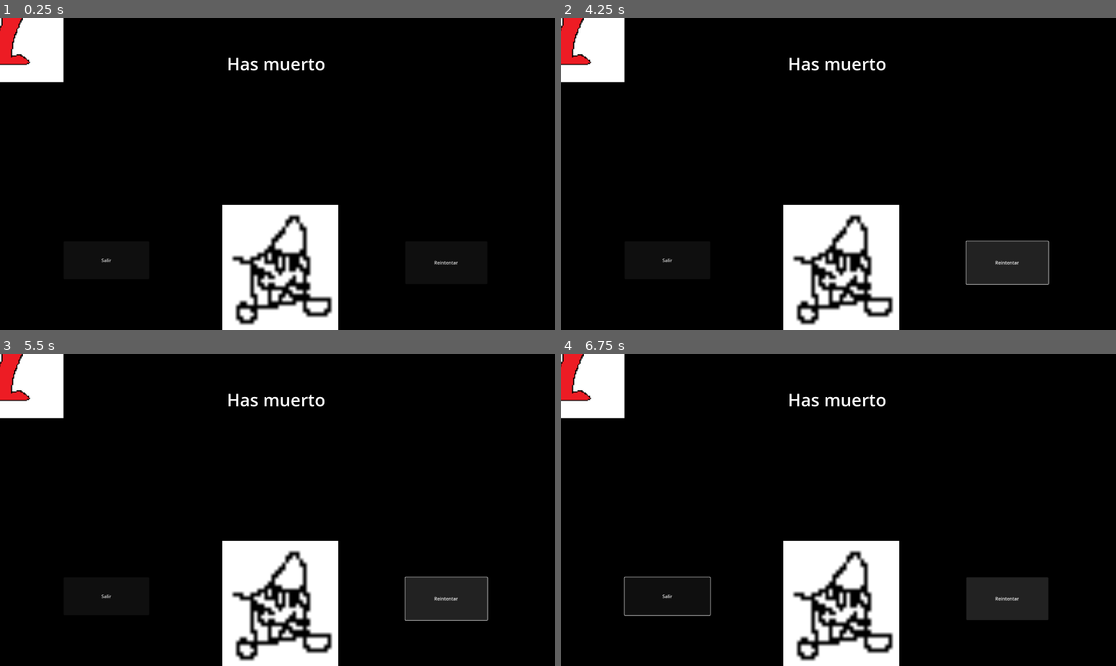
Above: before the commit, frames 1-4 (two rows, left to right).
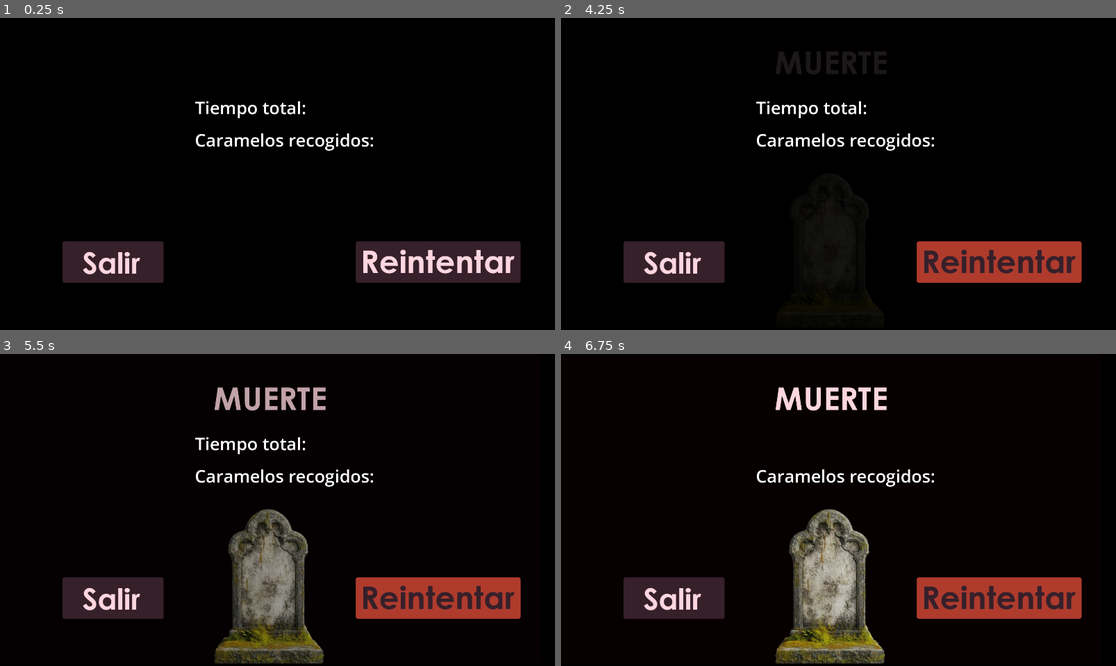
Above: after the commit, the same moments.

Repository: Mantequill/RadiDelta
Game: Godot game, scene res://02_scenes/04_screens/dead.tscn
Two runs of this game, one before a commit and one after it. Both use one fixed random seed, a clock stepped at 60 frames per second and the inputs below. This scene is started directly instead of the project's main scene.
Inputs (mouse positions are in pixels of both pictures, inside the frame that each line leads up to; where the layout moved, square brackets give the same spot in the first picture):
- Up to frame 1 (0.25 s): no input
- Up to frame 2 (4.25 s): click (999, 261) [1005, 261] at 0.5 s; click (999, 261) [1005, 261] at 1.25 s; click (999, 261) [1005, 261] at 2 s; tap Enter at 2.75 s; hold Right 2.78-3.53 s; tap Q at 2.85 s; tap Space at 3.5 s; hold Down from 3.53 s (still down); tap E at 3.6 s
- Up to frame 3 (5.5 s): release Down at 4.28 s; hold Right 4.28-5.03 s; tap Q at 4.35 s; hold Up from 5.03 s (still down); tap E at 5.1 s
- Up to frame 4 (6.75 s): release Up at 5.78 s; hold Left from 5.78 s (still down); tap Q at 5.85 s; tap E at 6.6 s

The runs differ from the first frame. In frame 1, 18% of the frame differs, in the area x 0-94%, y 0-100%; in frame 2, 18%; in frame 3, 19%; in frame 4, 19%.

Commit message:
Menús más actualizados

Diff:
--- a/radi-delta/02_scenes/04_screens/Play_menu.tscn
+++ b/radi-delta/02_scenes/04_screens/Play_menu.tscn
@@ -1,19 +1,12 @@
-[gd_scene load_steps=2 format=3 uid="uid://bsvc8iwgft7e5"]
+[gd_scene load_steps=3 format=3 uid="uid://bsvc8iwgft7e5"]
 
 [ext_resource type="Texture2D" uid="uid://cbeawjt04g1q2" path="res://01_assets/01_sprites/60ba43af56e5d76c6cd25031dcc390da.jpg" id="1_acnr1"]
+[ext_resource type="Script" uid="uid://byet5ghg5vox5" path="res://02_scenes/04_screens/play_menu.gd" id="1_q7385"]
 
-[node name="PlayMenu" type="Control"]
-layout_mode = 3
-anchors_preset = 15
-anchor_right = 1.0
-anchor_bottom = 1.0
-offset_left = 8.0
-offset_right = 8.0
-grow_horizontal = 2
-grow_vertical = 2
+[node name="PlayMenu" type="Node2D"]
+script = ExtResource("1_q7385")
 
-[node name="NumCandy" type="Label" parent="."]
-layout_mode = 0
+[node name="LabelNumCandy" type="Label" parent="."]
 offset_left = 1761.0
 offset_top = 95.0
 offset_right = 1898.0
@@ -21,8 +14,10 @@
 theme_override_font_sizes/font_size = 40
 text = "0"
 
-[node name="Time" type="Label" parent="."]
-layout_mode = 0
+[node name="Timer" type="Timer" parent="."]
+autostart = true
+
+[node name="LabelTimer" type="Label" parent="."]
 offset_left = 1761.0
 offset_top = 36.0
 offset_right = 1863.0
@@ -30,7 +25,9 @@
 theme_override_font_sizes/font_size = 40
 text = "00:00"
 
-[node name="60Ba43Af56e5d76c6Cd25031Dcc390Da" type="Sprite2D" parent="."]
+[node name="candy" type="Sprite2D" parent="."]
 position = Vector2(1733.0001, 124)
 scale = Vector2(0.050611407, 0.0506114)
 texture = ExtResource("1_acnr1")
+
+[connection signal="timeout" from="Timer" to="." method="_on_timer_timeout"]
--- a/radi-delta/02_scenes/04_screens/Rules.tscn
+++ b/radi-delta/02_scenes/04_screens/Rules.tscn
@@ -1,8 +1,11 @@
-[gd_scene load_steps=4 format=3 uid="uid://bvwly8tgjjfju"]
+[gd_scene load_steps=7 format=3 uid="uid://bvwly8tgjjfju"]
 
 [ext_resource type="Script" uid="uid://bi4hffro6hw1v" path="res://02_scenes/04_screens/rules.gd" id="1_l8ugq"]
 [ext_resource type="Texture2D" uid="uid://c0yf2x4a1he3j" path="res://01_assets/01_sprites/Ruruskaado.webp" id="1_sq6qb"]
+[ext_resource type="Texture2D" uid="uid://c50dmo7whs0ui" path="res://01_assets/01_sprites/botonSalir.png" id="3_hvst2"]
 [ext_resource type="Texture2D" uid="uid://bic3ovxoh2ig0" path="res://01_assets/01_sprites/Controles.png" id="3_xn3aa"]
+[ext_resource type="Texture2D" uid="uid://d323pqjh37vjx" path="res://01_assets/01_sprites/botonSalir_click.png" id="4_vv7jq"]
+[ext_resource type="Texture2D" uid="uid://c2mugmqcwq52v" path="res://01_assets/01_sprites/botonSalir_hovered.png" id="5_bmer3"]
 
 [node name="Rules" type="Node2D"]
 script = ExtResource("1_l8ugq")
@@ -11,13 +14,16 @@
 position = Vector2(960, 540)
 texture = ExtResource("3_xn3aa")
 
-[node name="back" type="Button" parent="."]
-offset_left = 1655.0
-offset_top = 929.0
-offset_right = 1860.0
-offset_bottom = 1026.0
-text = "Atrás
-"
+[node name="back" type="TextureButton" parent="."]
+offset_left = 32.0
+offset_top = 960.0
+offset_right = 252.0
+offset_bottom = 1048.0
+texture_normal = ExtResource("3_hvst2")
+texture_pressed = ExtResource("4_vv7jq")
+texture_hover = ExtResource("5_bmer3")
+ignore_texture_size = true
+stretch_mode = 0
 
 [node name="rules" type="Sprite2D" parent="."]
 modulate = Color(1, 1, 1, 0.015686275)
--- a/radi-delta/02_scenes/04_screens/dead.gd
+++ b/radi-delta/02_scenes/04_screens/dead.gd
@@ -1,5 +1,8 @@
 extends Node2D
 
+
+func _ready():
+	pass
 
 
 func _on_exit_pressed() -> void:
--- a/radi-delta/02_scenes/04_screens/dead.tscn
+++ b/radi-delta/02_scenes/04_screens/dead.tscn
@@ -1,8 +1,13 @@
-[gd_scene load_steps=10 format=3 uid="uid://dcno1ynpm1ji6"]
+[gd_scene load_steps=14 format=3 uid="uid://dcno1ynpm1ji6"]
 
 [ext_resource type="Script" uid="uid://d2ad2n16t6u1j" path="res://02_scenes/04_screens/dead.gd" id="1_bfgqp"]
-[ext_resource type="Texture2D" uid="uid://caxw7cy6p2xk8" path="res://04_game/placeGnolder.png" id="1_db3b3"]
-[ext_resource type="Texture2D" uid="uid://twbtqc4tlghu" path="res://01_assets/01_sprites/collectible2_placeholder.png" id="2_t8qdr"]
+[ext_resource type="Texture2D" uid="uid://bs7tbmfpmcuhb" path="res://01_assets/01_sprites/PantallaMuerte.png" id="2_30xeo"]
+[ext_resource type="Texture2D" uid="uid://c50dmo7whs0ui" path="res://01_assets/01_sprites/botonSalir.png" id="3_bfgqp"]
+[ext_resource type="Texture2D" uid="uid://d323pqjh37vjx" path="res://01_assets/01_sprites/botonSalir_click.png" id="4_ib1er"]
+[ext_resource type="Texture2D" uid="uid://c2mugmqcwq52v" path="res://01_assets/01_sprites/botonSalir_hovered.png" id="5_ehtmm"]
+[ext_resource type="Texture2D" uid="uid://cdtj25fe4y3eg" path="res://01_assets/01_sprites/botonReintentar.png" id="6_8lo10"]
+[ext_resource type="Texture2D" uid="uid://5j3kj62fqcrb" path="res://01_assets/01_sprites/botonReintentar_click.png" id="7_0tbv0"]
+[ext_resource type="Texture2D" uid="uid://cjtq0o2lt2b00" path="res://01_assets/01_sprites/botonReintentar_hovered.png" id="8_fsv0f"]
 
 [sub_resource type="Gradient" id="Gradient_5ht5x"]
 colors = PackedColorArray(0, 0, 0, 1, 0, 0, 0, 1)
@@ -10,47 +15,60 @@
 [sub_resource type="GradientTexture1D" id="GradientTexture1D_db3b3"]
 gradient = SubResource("Gradient_5ht5x")
 
-[sub_resource type="SpriteFrames" id="SpriteFrames_bfgqp"]
-animations = [{
-"frames": [{
-"duration": 1.0,
-"texture": ExtResource("2_t8qdr")
-}],
-"loop": true,
-"name": &"default",
-"speed": 5.0
-}]
+[sub_resource type="Animation" id="Animation_ib1er"]
+length = 10.0
+tracks/0/type = "value"
+tracks/0/imported = false
+tracks/0/enabled = true
+tracks/0/path = NodePath("toomb:modulate")
+tracks/0/interp = 1
+tracks/0/loop_wrap = true
+tracks/0/keys = {
+"times": PackedFloat32Array(0, 4.0333333, 5.9666667),
+"transitions": PackedFloat32Array(1, 1, 1),
+"update": 0,
+"values": [Color(1, 1, 1, 0), Color(1, 1, 1, 0), Color(1, 1, 1, 1)]
+}
+tracks/1/type = "value"
+tracks/1/imported = false
+tracks/1/enabled = true
+tracks/1/path = NodePath("Label2:visible")
+tracks/1/interp = 1
+tracks/1/loop_wrap = true
+tracks/1/keys = {
+"times": PackedFloat32Array(6, 7),
+"transitions": PackedFloat32Array(1, 1),
+"update": 1,
+"values": [false, true]
+}
+tracks/2/type = "value"
+tracks/2/imported = false
+tracks/2/enabled = true
+tracks/2/path = NodePath("Label3:visible")
+tracks/2/interp = 1
+tracks/2/loop_wrap = true
+tracks/2/keys = {
+"times": PackedFloat32Array(7, 7.9666667),
+"transitions": PackedFloat32Array(1, 1),
+"update": 1,
+"values": [false, true]
+}
+tracks/3/type = "value"
+tracks/3/imported = false
+tracks/3/enabled = true
+tracks/3/path = NodePath("Button_manager:visible")
+tracks/3/interp = 1
+tracks/3/loop_wrap = true
+tracks/3/keys = {
+"times": PackedFloat32Array(7.9333334, 9),
+"transitions": PackedFloat32Array(1, 1),
+"update": 1,
+"values": [false, true]
+}
 
 [sub_resource type="Animation" id="Animation_yedfi"]
 resource_name = "toomb_animation"
 length = 3.0
-tracks/0/type = "value"
-tracks/0/imported = false
-tracks/0/enabled = true
-tracks/0/path = NodePath("AnimatedSprite2D:visibility_layer")
-tracks/0/interp = 1
-tracks/0/loop_wrap = true
-tracks/0/keys = {
-"times": PackedFloat32Array(0),
-"transitions": PackedFloat32Array(1),
-"update": 1,
-"values": [459]
-}
-
-[sub_resource type="Animation" id="Animation_ib1er"]
-length = 0.001
-tracks/0/type = "value"
-tracks/0/imported = false
-tracks/0/enabled = true
-tracks/0/path = NodePath("AnimatedSprite2D:visibility_layer")
-tracks/0/interp = 1
-tracks/0/loop_wrap = true
-tracks/0/keys = {
-"times": PackedFloat32Array(0),
-"transitions": PackedFloat32Array(1),
-"update": 1,
-"values": [1]
-}
 
 [sub_resource type="AnimationLibrary" id="AnimationLibrary_ehtmm"]
 _data = {
@@ -69,49 +87,62 @@
 texture = SubResource("GradientTexture1D_db3b3")
 
 [node name="toomb" type="TextureRect" parent="."]
-offset_left = 769.0
-offset_top = 646.0
-offset_right = 1170.0
-offset_bottom = 1084.0
-texture = ExtResource("1_db3b3")
-
-[node name="Label" type="Label" parent="."]
-offset_left = 785.0
-offset_top = 116.0
-offset_right = 1143.0
-offset_bottom = 206.0
-theme_override_font_sizes/font_size = 60
-text = "Has muerto"
+modulate = Color(1, 1, 1, 0)
+offset_left = -48.0
+offset_top = -8.0
+offset_right = 1872.0
+offset_bottom = 1072.0
+texture = ExtResource("2_30xeo")
 
 [node name="Button_manager" type="Control" parent="."]
 layout_mode = 3
 anchors_preset = 0
-offset_right = 40.0
-offset_bottom = 40.0
+offset_left = -771.0
+offset_top = -646.0
+offset_right = -731.0
+offset_bottom = -606.0
 
-[node name="exit" type="Button" parent="Button_manager"]
+[node name="exit" type="TextureButton" parent="Button_manager"]
 layout_mode = 0
-offset_left = 220.0
-offset_top = 773.0
-offset_right = 516.0
-offset_bottom = 904.0
-text = "Salir"
+offset_left = 971.0
+offset_top = 1414.0
+offset_right = 1356.0
+offset_bottom = 1568.0
+texture_normal = ExtResource("3_bfgqp")
+texture_pressed = ExtResource("4_ib1er")
+texture_hover = ExtResource("5_ehtmm")
 
-[node name="retry" type="Button" parent="Button_manager"]
+[node name="retry" type="TextureButton" parent="Button_manager"]
 layout_mode = 0
-offset_left = 1402.0
-offset_top = 773.0
-offset_right = 1686.0
-offset_bottom = 921.0
-text = "Reintentar"
+offset_left = 1988.0
+offset_top = 1416.0
+offset_right = 2589.0
+offset_bottom = 1568.0
+texture_normal = ExtResource("6_8lo10")
+texture_pressed = ExtResource("7_0tbv0")
+texture_hover = ExtResource("8_fsv0f")
 
-[node name="AnimatedSprite2D" type="AnimatedSprite2D" parent="."]
-sprite_frames = SubResource("SpriteFrames_bfgqp")
+[node name="Label2" type="Label" parent="."]
+offset_left = 675.0
+offset_top = 268.0
+offset_right = 1059.0
+offset_bottom = 358.0
+theme_override_font_sizes/font_size = 60
+text = "Tiempo total:"
+
+[node name="Label3" type="Label" parent="."]
+offset_left = 674.0
+offset_top = 380.0
+offset_right = 1294.0
+offset_bottom = 470.0
+theme_override_font_sizes/font_size = 60
+text = "Caramelos recogidos:"
 
 [node name="AnimationPlayer" type="AnimationPlayer" parent="."]
 libraries = {
 &"": SubResource("AnimationLibrary_ehtmm")
 }
+autoplay = "RESET"
 
 [connection signal="pressed" from="Button_manager/exit" to="." method="_on_exit_pressed"]
 [connection signal="pressed" from="Button_manager/retry" to="." method="_on_retry_pressed"]
--- a/radi-delta/02_scenes/04_screens/main_menu.tscn
+++ b/radi-delta/02_scenes/04_screens/main_menu.tscn
@@ -1,11 +1,17 @@
-[gd_scene load_steps=7 format=3 uid="uid://b51ugxwelg4ij"]
+[gd_scene load_steps=13 format=3 uid="uid://b51ugxwelg4ij"]
 
 [ext_resource type="Script" uid="uid://babnc6cfsqoy3" path="res://02_scenes/04_screens/main_menu.gd" id="1_3kh57"]
 [ext_resource type="Texture2D" uid="uid://byeacr5bh3j76" path="res://01_assets/01_sprites/MenuFondo.png" id="2_5oke2"]
 [ext_resource type="AudioStream" uid="uid://lc3sox8ksuc2" path="res://01_assets/03_sound/01_sfx/deadsound.mp3" id="2_7uqsd"]
 [ext_resource type="Texture2D" uid="uid://brugjbggjn5xc" path="res://01_assets/01_sprites/BotonJugar.png" id="3_3644c"]
+[ext_resource type="Texture2D" uid="uid://bmwtxiu5f7wqr" path="res://01_assets/01_sprites/BotonJugar_click.png" id="4_wqqor"]
 [ext_resource type="Texture2D" uid="uid://drdn6u4bqh42k" path="res://01_assets/01_sprites/botonControles.png" id="4_xh1ow"]
 [ext_resource type="Texture2D" uid="uid://c50dmo7whs0ui" path="res://01_assets/01_sprites/botonSalir.png" id="5_50jg3"]
+[ext_resource type="Texture2D" uid="uid://b04vojqqjs32v" path="res://01_assets/01_sprites/BotonJugar_hovered.png" id="5_aboqi"]
+[ext_resource type="Texture2D" uid="uid://di123johvd763" path="res://01_assets/01_sprites/botonControles_click.png" id="7_jk48b"]
+[ext_resource type="Texture2D" uid="uid://d323pqjh37vjx" path="res://01_assets/01_sprites/botonSalir_click.png" id="8_ajec0"]
+[ext_resource type="Texture2D" uid="uid://gpc2a5kk7ve8" path="res://01_assets/01_sprites/botonControles_hovered.png" id="8_e7s3i"]
+[ext_resource type="Texture2D" uid="uid://c2mugmqcwq52v" path="res://01_assets/01_sprites/botonSalir_hovered.png" id="9_yhidp"]
 
 [node name="MainMenu" type="Node2D"]
 script = ExtResource("1_3kh57")
@@ -37,6 +43,8 @@
 grow_vertical = 2
 pivot_offset = Vector2(100, 0)
 texture_normal = ExtResource("3_3644c")
+texture_pressed = ExtResource("4_wqqor")
+texture_hover = ExtResource("5_aboqi")
 
 [node name="Rules" type="TextureButton" parent="ButtonManager"]
 layout_mode = 0
@@ -45,6 +53,8 @@
 offset_right = 1252.0
 offset_bottom = 794.0
 texture_normal = ExtResource("4_xh1ow")
+texture_pressed = ExtResource("7_jk48b")
+texture_hover = ExtResource("8_e7s3i")
 
 [node name="Quit" type="TextureButton" parent="ButtonManager"]
 layout_mode = 0
@@ -53,6 +63,8 @@
 offset_right = 1185.0
 offset_bottom = 969.0
 texture_normal = ExtResource("5_50jg3")
+texture_pressed = ExtResource("8_ajec0")
+texture_hover = ExtResource("9_yhidp")
 
 [node name="Deadsound" type="AudioStreamPlayer" parent="ButtonManager"]
 stream = ExtResource("2_7uqsd")
--- /dev/null
+++ b/radi-delta/02_scenes/04_screens/play_menu.gd
@@ -0,0 +1,17 @@
+extends Node2D
+
+@onready var timer: Timer = $Timer
+@onready var label_timer: Label = $LabelTimer
+@onready var total_time_seconds : int = 0
+
+func _ready():
+	$Timer.start()
+
+
+func _on_timer_timeout() -> void:
+	print(total_time_seconds)
+	total_time_seconds +=1
+	var m = int(total_time_seconds/60)
+	var s = total_time_seconds - m *60
+
+	$LabelTimer.text = "%02d:%02d" % [m, s]
Binary file added: radi-delta/01_assets/01_sprites/BotonJugar_click.png
Not shown, added: radi-delta/01_assets/01_sprites/BotonJugar_click.png.import
Binary file added: radi-delta/01_assets/01_sprites/BotonJugar_hovered.png
Not shown, added: radi-delta/01_assets/01_sprites/BotonJugar_hovered.png.import
Binary file added: radi-delta/01_assets/01_sprites/PantallaMuerte.png
Not shown, added: radi-delta/01_assets/01_sprites/PantallaMuerte.png.import
Binary file added: radi-delta/01_assets/01_sprites/botonControles_click.png
Not shown, added: radi-delta/01_assets/01_sprites/botonControles_click.png.import
Binary file added: radi-delta/01_assets/01_sprites/botonControles_hovered.png
Not shown, added: radi-delta/01_assets/01_sprites/botonControles_hovered.png.import
Binary file added: radi-delta/01_assets/01_sprites/botonReintentar.png
Not shown, added: radi-delta/01_assets/01_sprites/botonReintentar.png.import
(and 9 more such lines)
